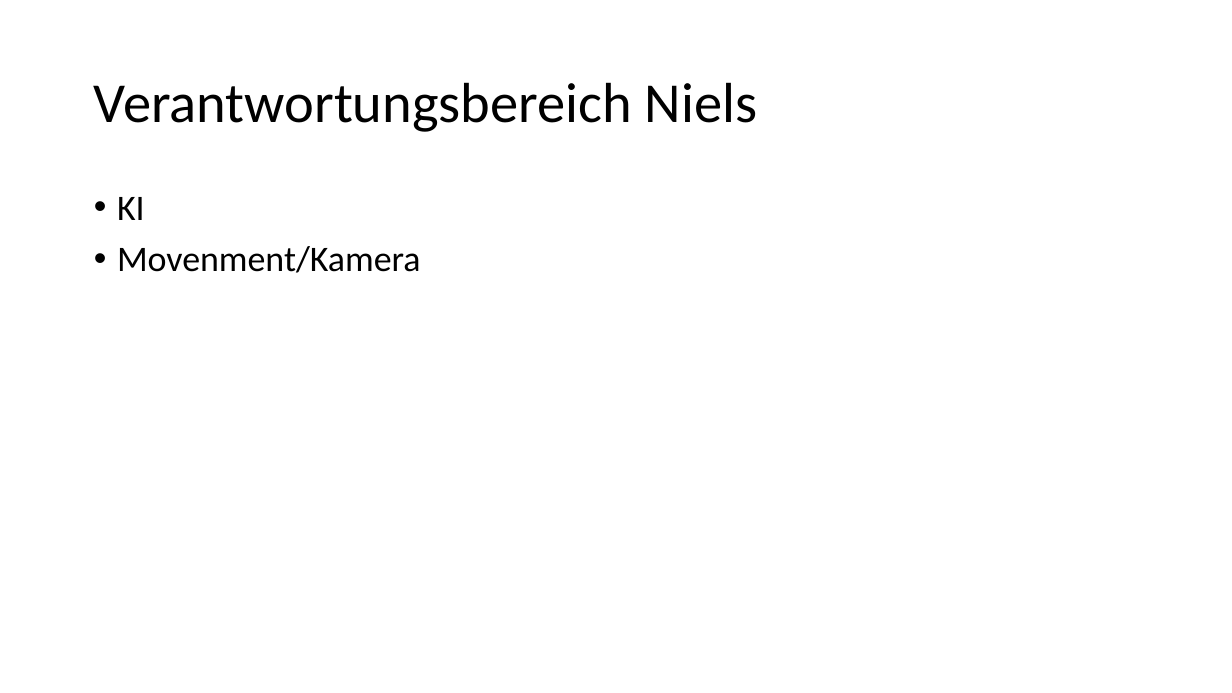
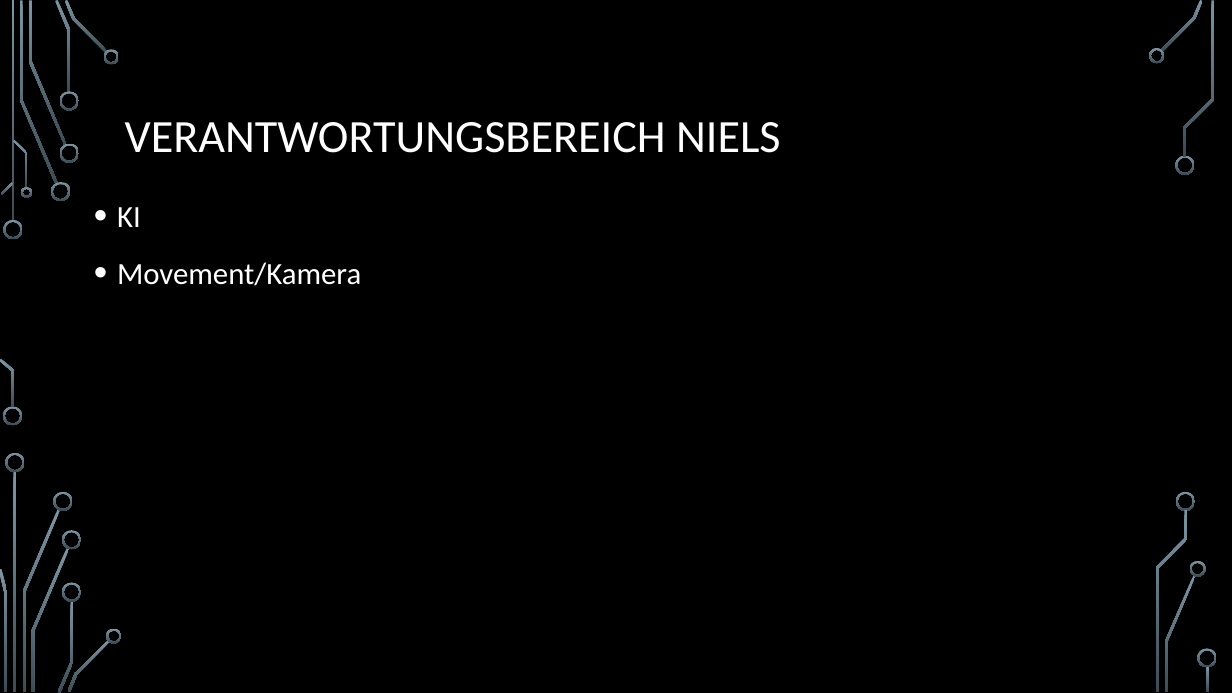
Before and after one commit to nielsq/CreativeNonSense, a slide deck: slide 4 of 12-Skymensions-JanzenQuanzJonetzko.pptx. Drawn at 1232x693 pixels with LibreOffice and Linux fonts; fonts in the diff are those of the drawing; background and template pictures are left out. Boxes give left, top, right and bottom in pixels: in the first picture for what was removed or moved away, otherwise in the second. Text is boxed around its words. In the diff, an @@ line names an element or a change of style, - is before the commit and + after.

Commit message:
Präsi Design

```diff
--- a/12-Skymensions-JanzenQuanzJonetzko.pptx
+++ b/12-Skymensions-JanzenQuanzJonetzko.pptx
@@ background #FFFFFF to picture (left out) @@
@@ title at [125, 122, 781, 153]: text changed; size 44 to 36 pt; text colour #000000 to #FFFFFF @@
-Verantwortungsbereich Niels
+VERANTWORTUNGSBEREICH NIELS
@@ text at [117, 207, 141, 227]: size 28 to 24 pt, text colour #000000 to #FFFFFF in "KI"; line spacing 0.9 to 1.2 @@
@@ text at [117, 262, 361, 286]: text changed; size 28 to 24 pt; text colour #000000 to #FFFFFF @@
-• Movenment/Kamera
+• Movement/Kamera
@@ group added at [0, 0, 1217, 693]: 33 freeform shapes, 3 rectangles @@
```
Also in this commit, not shown: 12 other slides changed.
